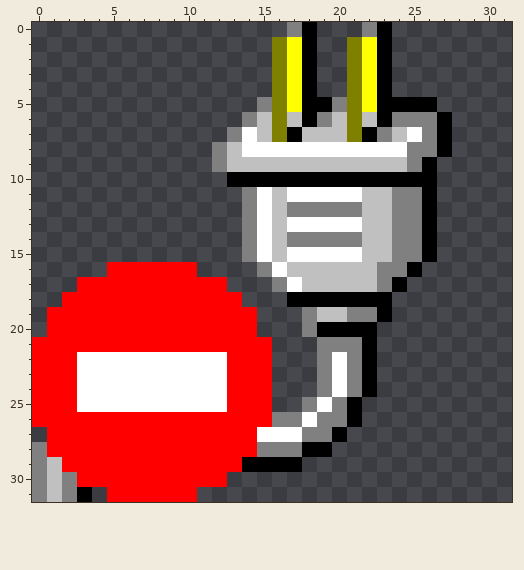
Two versions of one pixel-art sprite, src/chrome/mozapps/plugins/pluginBlocked.png. This is how it looked before the edit.
The file is 32x32 pixels.
And afterwards:
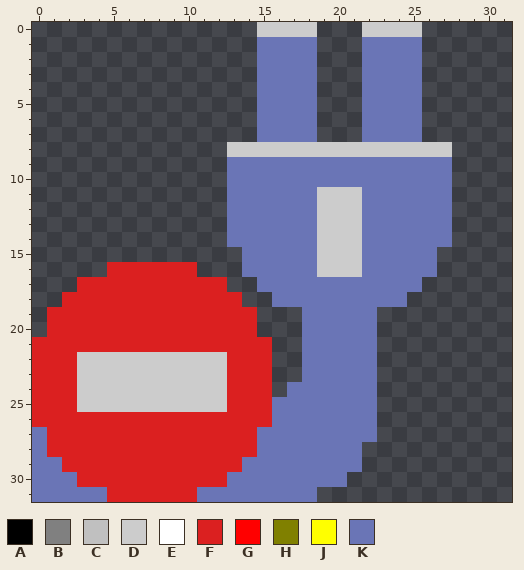
Palette (. is transparent): A #000000  B #808080  C #c0c0c0  D #cccccc  E #ffffff  F #db2020  G #ff0000  H #808000  J #ffff00  K #6a75b6
Edits made:
Changed rows in their new state; - is an unchanged pixel.
first column x 0:
 0 ---------------DDDD---DDDD--
 1 ---------------KKKK--.KKKK--
 2 ---------------KKKK--.KKKK--
 3 ---------------KKKK--.KKKK--
 4 ---------------KKKK--.KKKK--
 5 ---------------KKKK...KKKK.-
 6 --------------.KKKK...KKKK..
 7 -------------..KKKK...KKKK..
 8 ------------.DDDDDDDDDDDDDDD
 9 ------------.KKKKKKKKKKKKKKK
10 -------------KKKKKKKKKKKKKKK
11 -------------KKKKKKDDDKKKKKK
12 -------------KKKKKKDDDKKKKKK
13 -------------KKKKKKDDDKKKKKK
14 -------------KKKKKKDDDKKKKKK
15 --------------KKKKKDDDKKKKK-
16 -----FFFFFF---KKKKKDDDKKKKK-
17 ---FFFFFFFFFF--KKKKKKKKKKK--
18 --FFFFFFFFFFFF--KKKKKKKKK---
19 -FFFFFFFFFFFFFF---KKKKK.----
20 -FFFFFFFFFFFFFF---KKKKK-----
21 FFFFFFFFFFFFFFFF--KKKKK-----
22 FFFDDDDDDDDDDFFF--KKKKK-----
23 FFFDDDDDDDDDDFFF--KKKKK-----
24 FFFDDDDDDDDDDFFF-KKKKKK-----
25 FFFDDDDDDDDDDFFFKKKKKKK-----
26 FFFFFFFFFFFFFFFFKKKKKKK-----
27 KFFFFFFFFFFFFFFKKKKKKKK-----
28 KFFFFFFFFFFFFFFKKKKKKK------
29 KKFFFFFFFFFFFFKKKKKKKK------
30 KKKFFFFFFFFFFKKKKKKKK-------
31 KKKKKFFFFFFKKKKKKKK---------
Where, in picture pixels (left, top, right, bottom), the same in both pictures:
changed: (32, 22, 452, 502)
